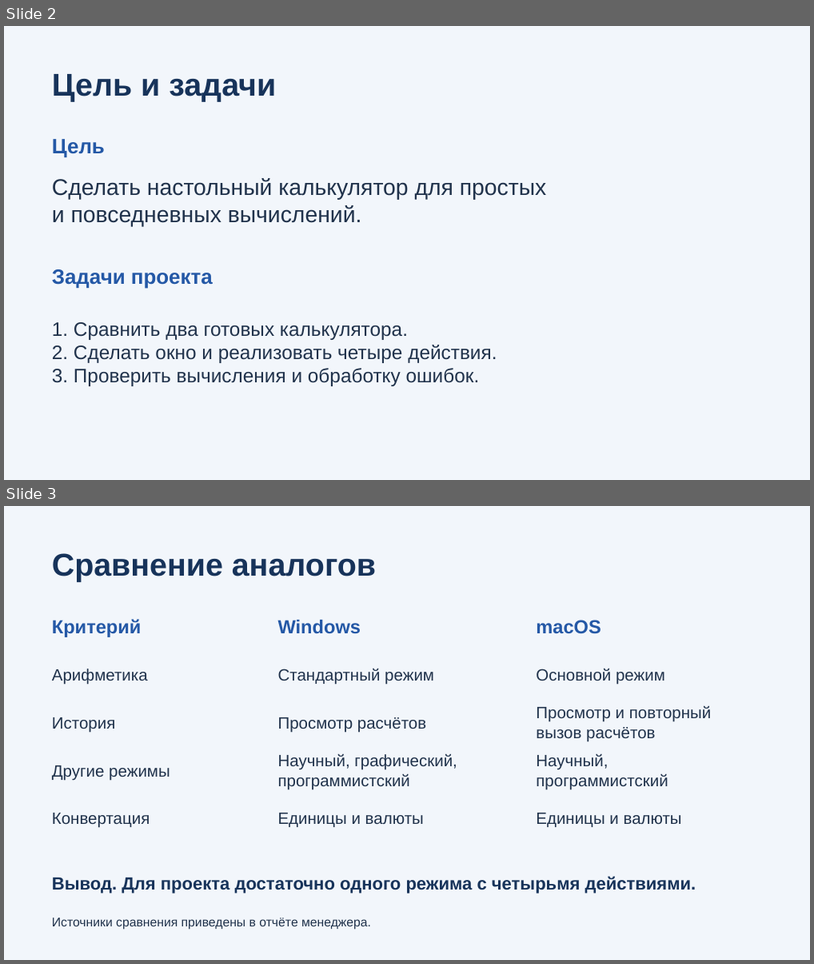
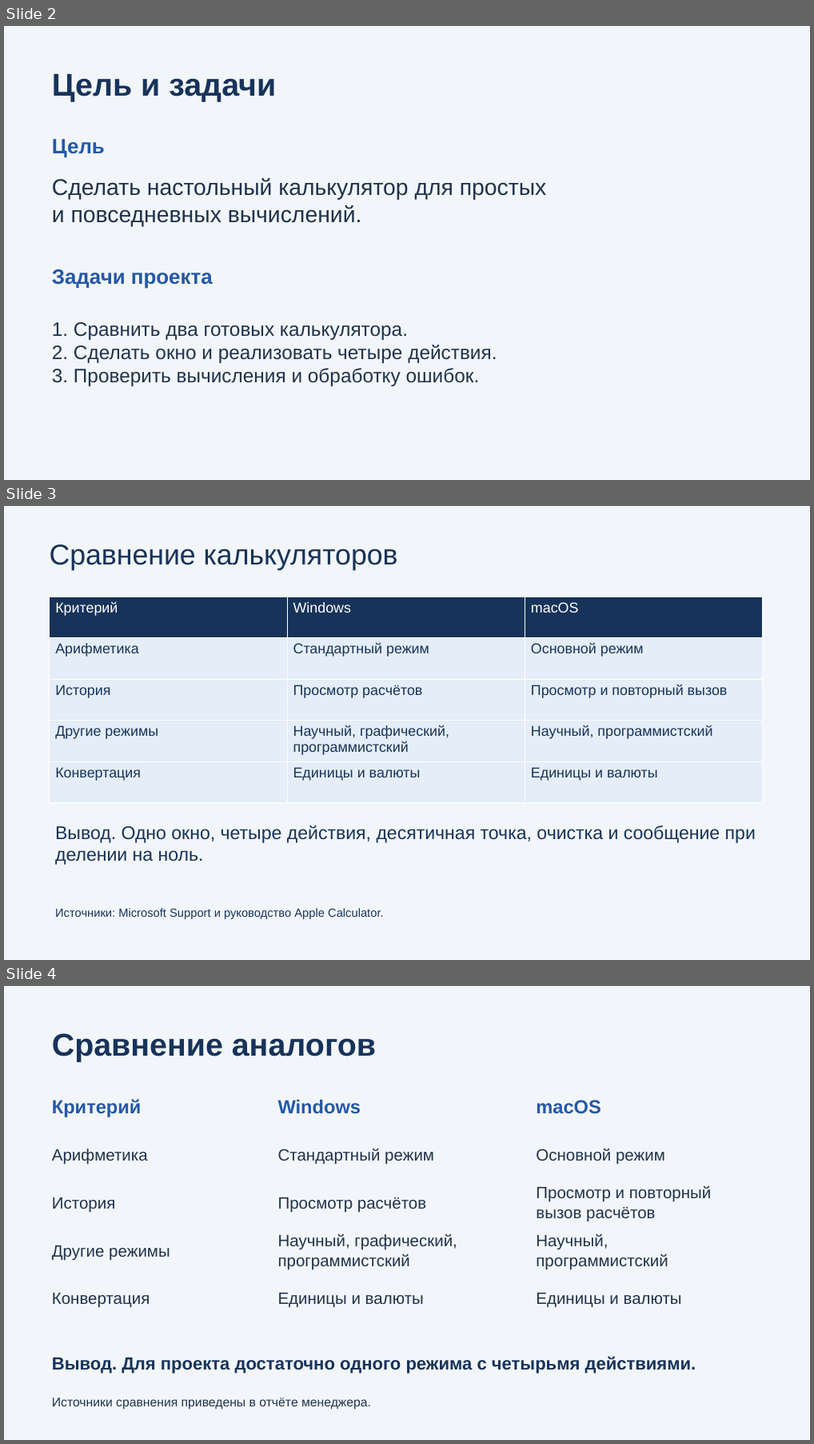
Before and after one commit to ArtikM1106/python-calculator-project, a slide deck: calculator.pptx. Shown one above the other, each under a label of ours: slides 2 and 3 before the commit, slides 2, 3 and 4 after it. The pictures are 814x964 and 814x1444 pixels, drawn with LibreOffice and Linux fonts; fonts in the diff are those of the drawing. Boxes give left, top, right and bottom in pixels: in the first picture for what was removed or moved away, otherwise in the second. Text is boxed around its words. In the diff, an @@ line names an element or a change of style, - is before the commit and + after.

Commit message:
Добавить материалы по дополнительному заданию

```diff
--- a/calculator.pptx
+++ b/calculator.pptx
@@ slide 3 added at (4, 506, 810, 960), background #F2F6FB @@
@@ text added at (50, 544, 398, 570), 34 pt, text #17335A @@
+Сравнение калькуляторов
@@ table added at (50, 596, 762, 803), 5 rows, 3 columns @@
+Критерий | Windows | macOS
+Арифметика | Стандартный режим | Основной режим
+История | Просмотр расчётов | Просмотр и повторный вызов
+Другие режимы | Научный, графический, программистский | Научный, программистский
+Конвертация | Единицы и валюты | Единицы и валюты
@@ text added at (55, 825, 756, 864), 22 pt, text #17335A @@
+Вывод. Одно окно, четыре действия, десятичная точка, очистка и сообщение при делении на ноль.
@@ text added at (55, 908, 384, 919), 14 pt, text #17335A @@
+Источники: Microsoft Support и руководство Apple Calculator.
@@ what was slide 3 is now slide 4 @@
```
